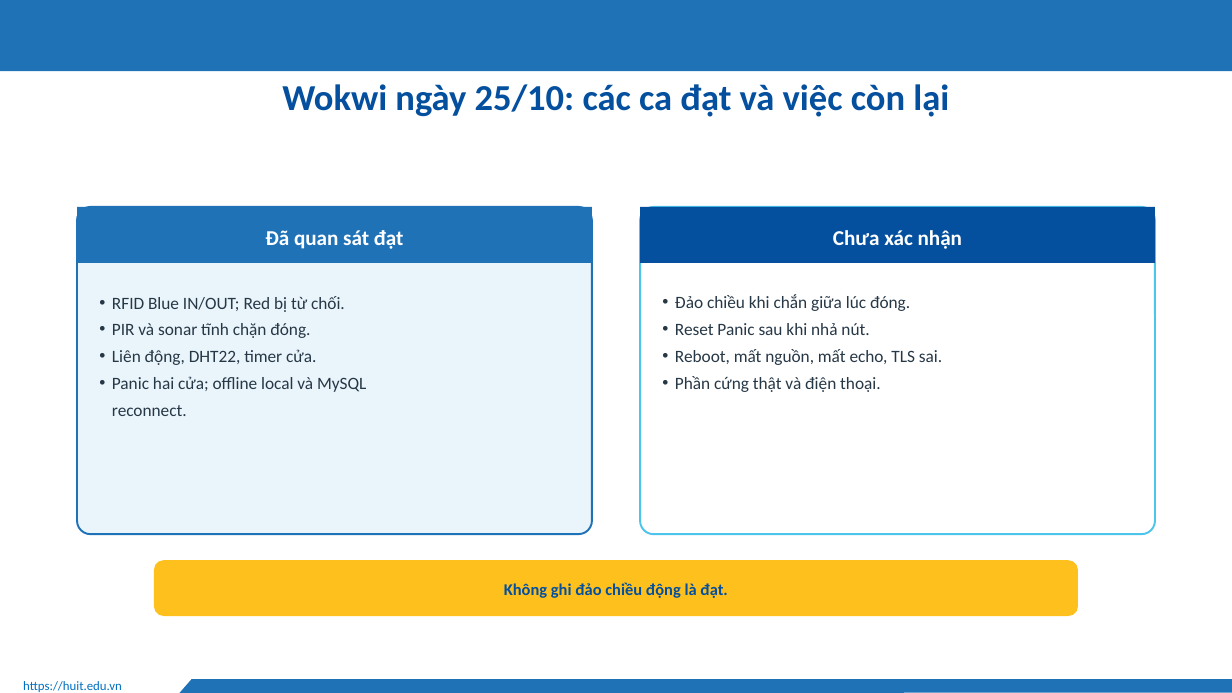
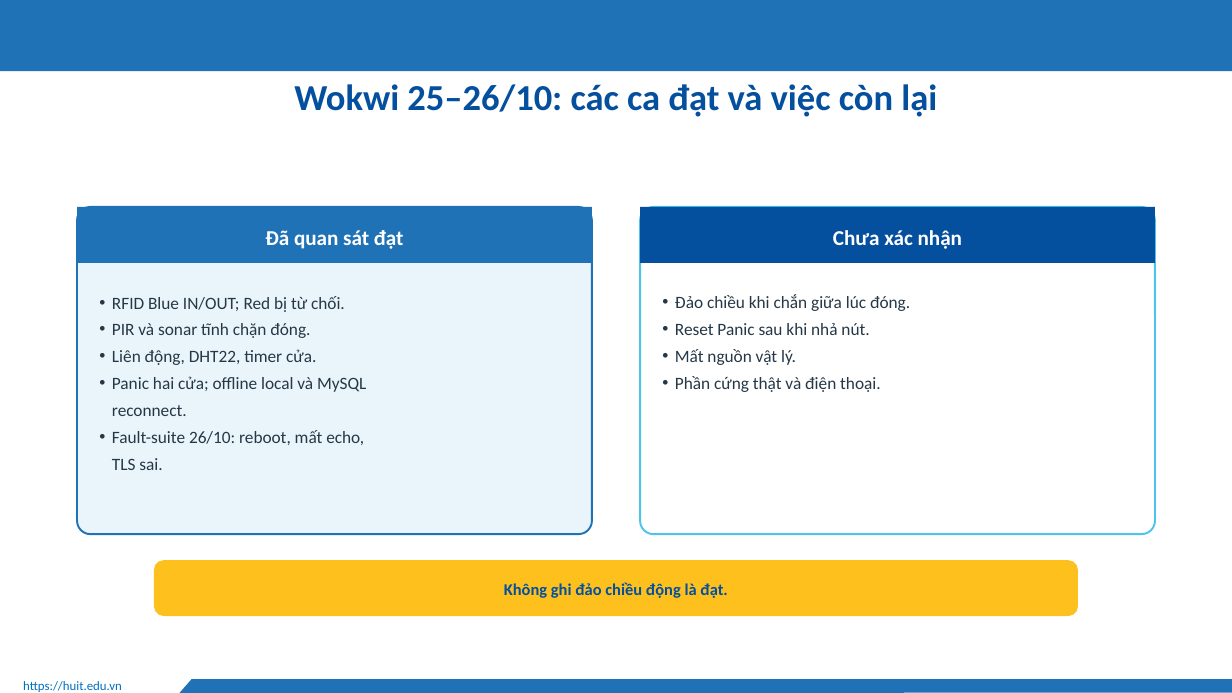
Before and after one commit to Huuloc123456/khoguard-iot, a slide deck: slide 29 of docs/slides/KhoGuard-thuyet-trinh.pptx (slide 26 before the commit). Drawn at 1232x693 pixels with LibreOffice and Linux fonts; fonts in the diff are those of the drawing; background and template pictures are left out. Boxes give left, top, right and bottom in pixels: in the first picture for what was removed or moved away, otherwise in the second. Text is boxed around its words. In the diff, an @@ line names an element or a change of style, - is before the commit and + after.

```diff
--- a/docs/slides/KhoGuard-thuyet-trinh.pptx
+++ b/docs/slides/KhoGuard-thuyet-trinh.pptx
@@ text at (x1=294, y1=84, x2=937, y2=117): text changed @@
-Wokwi ngày 25/10: các ca đạt và việc còn lại
+Wokwi 25–26/10: các ca đạt và việc còn lại
@@ text at (x1=675, y1=349, x2=796, y2=365): text changed @@
-• Reboot, mất nguồn, mất echo, TLS sai.
+• Mất nguồn vật lý.
@@ text at (x1=112, y1=430, x2=364, y2=470): paragraph added @@
+• Fault-suite 26/10: reboot, mất echo, TLS sai.
```
Also in this commit, not shown: 17 other slides changed, 4 slides added, 7 other files.
